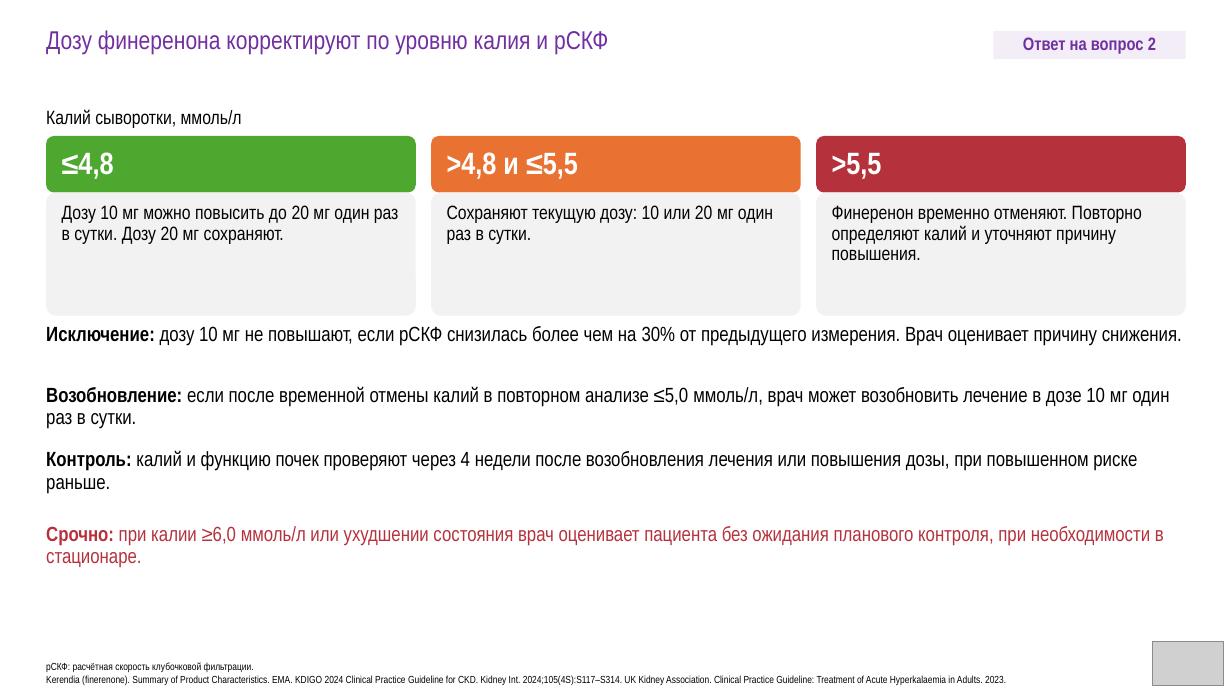
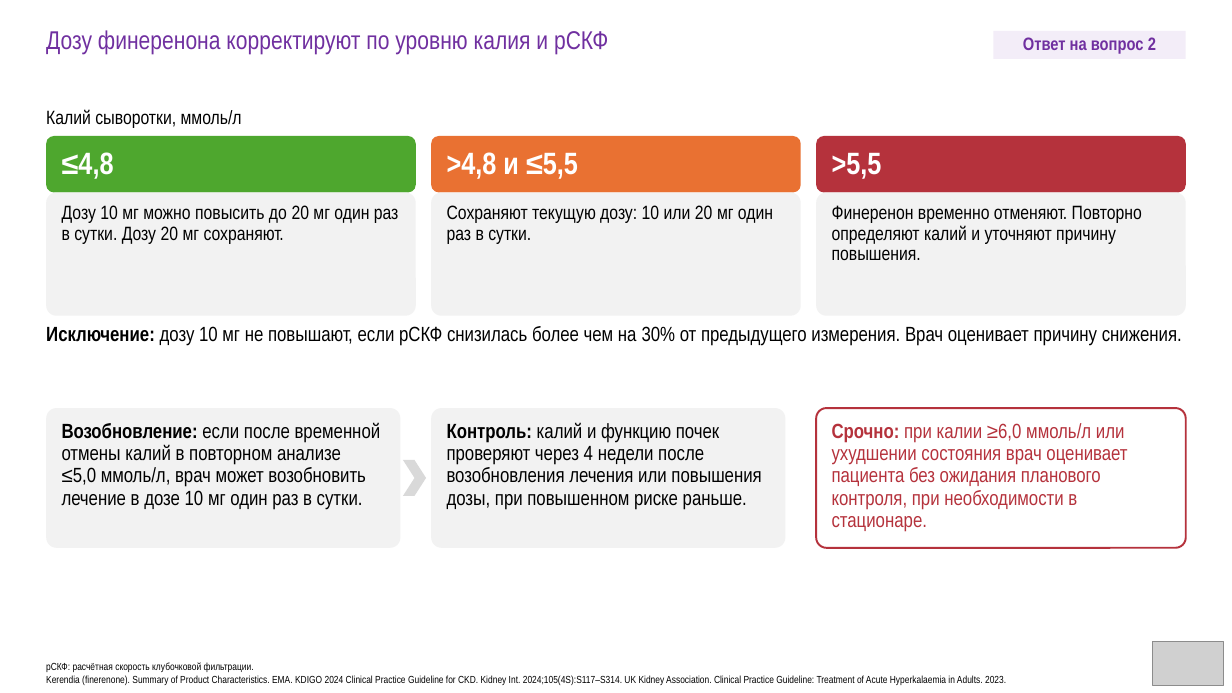
Before and after one commit to drabdulbosit1-eng/my-test-cloud, a slide deck: slide 34 of finerenone/Finerenone_Levin_reviewed.pptx. Drawn at 1232x693 pixels with LibreOffice and Linux fonts; fonts in the diff are those of the drawing; grey boxes stand for pictures. Boxes give left, top, right and bottom in pixels: in the first picture for what was removed or moved away, otherwise in the second. Text is boxed around its words. In the diff, an @@ line names an element or a change of style, - is before the commit and + after.

```diff
--- a/finerenone/Finerenone_Levin_reviewed.pptx
+++ b/finerenone/Finerenone_Levin_reviewed.pptx
@@ rounded rectangle added at <box>46,409,400,548</box>, fill #F2F2F2 @@
@@ rounded rectangle added at <box>432,409,786,548</box>, fill #F2F2F2 @@
@@ rounded rectangle added at <box>816,409,1186,548</box>, fill #FFFFFF, outline #B5323C 1.5 pt @@
@@ text "Возобновление: если после временной отмены ..." rewrapped from <box>46,386,1169,429</box> to <box>62,422,381,509</box> @@
@@ text "Контроль: калий и функцию почек ..." rewrapped from <box>46,450,1137,493</box> to <box>447,422,761,509</box> @@
@@ text "Срочно: при калии ≥6,0 ммоль/л ..." rewrapped from <box>46,526,1164,568</box> to <box>832,423,1127,531</box> @@
@@ chevron added at <box>403,460,426,496</box>, fill #D9D9D9 @@
```
Also in this commit, not shown: 4 other slides changed, 1 other file.
